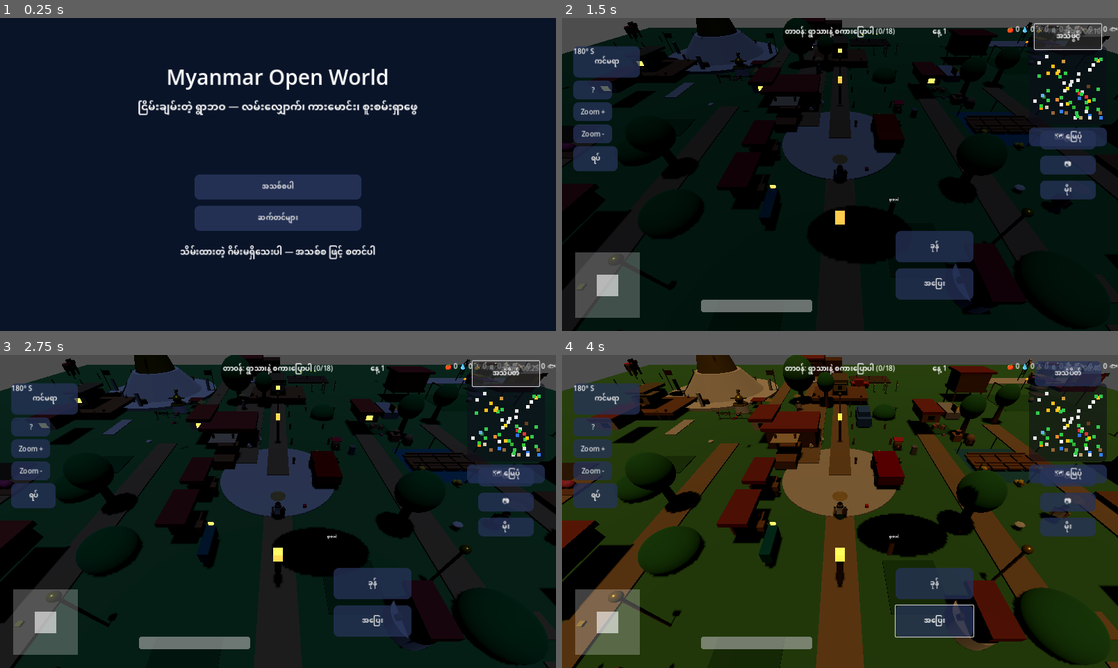
Above: before the commit, frames 1-4 (two rows, left to right).
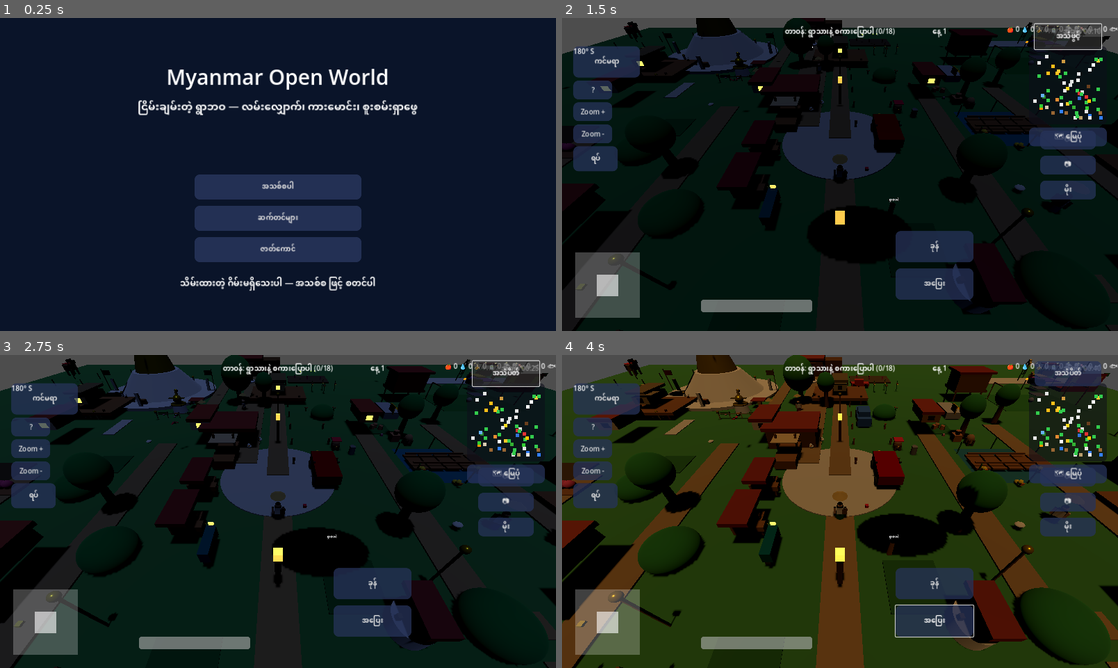
Above: after the commit, the same moments.

Repository: sudohlaingwin/gta-open-world
Game: Godot game, scene res://scenes/ui/main_menu.tscn
Same seed, same stepped clock (60 frames per second), same inputs: the game is played once before the commit and once after it.
Inputs (mouse positions are in pixels of both pictures, inside the frame that each line leads up to):
- Up to frame 1 (0.25 s): no input
- Up to frame 2 (1.5 s): click "အသစ်စပါ" at 0.5 s; click "အသံပိတ်" at 1.25 s
- Up to frame 3 (2.75 s): click "အသံဖွင့်" at 2 s
- Up to frame 4 (4 s): click "အပြေး" at 2.75 s; tap Enter (ui_accept) at 3.5 s; drag from (606, 621) to (895, 442) at 3.52 s

The runs differ from the first frame. In frame 1, 3.0% of the frame differs, in the area x 32-68%, y 70-88%; in frame 2, nothing differs; in frame 3, less than 0.1%; in frame 4, less than 0.1%.

Commit message:
Character customization (master prompt sections 5 + 13, direction-independent): main-menu Character button wired like Settings, 4 Myanmar traditional-dress outfit presets + straw-hat toggle, choices persist in settings.json and apply at world spawn via duplicated player materials (villagers keep shared originals); old settings files fall back to default outfit; review of opponent 026a877c (slice-40 waypoint beacon — valid scene + genuinely written tap code, but unreachable: MapBtn still unwired and HUD script still fails parse)

Diff:
--- a/autoload/save_manager.gd
+++ b/autoload/save_manager.gd
@@ -3,8 +3,11 @@
 ## Save file user://savegame.json holds gameplay progress (position,
 ## quest stage, talked villagers by name, stamina, reward flags,
 ## counters, crop growth, and a settings snapshot for reference).
-## Settings file user://settings.json holds mute + volume only, and is
-## the authority for settings at boot and in the Settings screen.
+## Settings file user://settings.json holds mute + volume + the player
+## outfit (shirt/longyi colours as HTML strings, hat on/off), and is
+## the authority for settings at boot, in the Settings screen, and in
+## the Character screen. Old settings files without the outfit keys
+## load the default outfit, so a Slice 29 settings file keeps working.
 ## Missing, corrupt, or wrong-version files load as "no save" — the
 ## game always falls back to a fresh start, never a crash.
 ## Talked villagers are saved by node NAME, not instance id, because
@@ -19,6 +22,12 @@
 var pending_load: Dictionary = {}
 var muted: bool = false
 var volume: float = 1.0
+## Slice 30 outfit: defaults are the scene's own colours (off-white
+## taikpon, dark-green longyi, hat on), so a missing settings file
+## looks exactly like the pre-customization player.
+var shirt_color_html: String = "#F5F0E6"
+var longyi_color_html: String = "#145938"
+var hat_visible: bool = true
 
 
 func _ready() -> void:
@@ -63,6 +72,9 @@
 func load_settings() -> void:
 	muted = false
 	volume = 1.0
+	shirt_color_html = "#F5F0E6"
+	longyi_color_html = "#145938"
+	hat_visible = true
 	if not FileAccess.file_exists(settings_path):
 		return
 	var file = FileAccess.open(settings_path, FileAccess.READ)
@@ -77,10 +89,23 @@
 		muted = bool(parsed.get("muted"))
 	if parsed.has("volume"):
 		volume = clampf(float(parsed.get("volume")), 0.0, 1.0)
+	if parsed.has("shirt_color_html"):
+		var sh = str(parsed.get("shirt_color_html"))
+		if Color.html_is_valid(sh):
+			shirt_color_html = sh
+	if parsed.has("longyi_color_html"):
+		var lo = str(parsed.get("longyi_color_html"))
+		if Color.html_is_valid(lo):
+			longyi_color_html = lo
+	if parsed.has("hat_visible"):
+		hat_visible = bool(parsed.get("hat_visible"))
 
 
 func save_settings() -> bool:
-	var data = {"muted": muted, "volume": volume}
+	var data = {"muted": muted, "volume": volume,
+		"shirt_color_html": shirt_color_html,
+		"longyi_color_html": longyi_color_html,
+		"hat_visible": hat_visible}
 	var file = FileAccess.open(settings_path, FileAccess.WRITE)
 	if file == null:
 		return false
@@ -92,6 +117,9 @@
 func reset_settings() -> void:
 	muted = false
 	volume = 1.0
+	shirt_color_html = "#F5F0E6"
+	longyi_color_html = "#145938"
+	hat_visible = true
 	save_settings()
 
 
--- a/player.gd
+++ b/player.gd
@@ -211,6 +211,7 @@
 
 func _ready() -> void:
 	_apply_pending_load()
+	_apply_outfit()
 	var mm = _mm()
 	if mm != null:
 		last_saved_stage = mm.stage
@@ -1741,6 +1742,42 @@
 	return get_node_or_null("/root/SaveManager")
 
 
+## Slice 30 outfit: apply the saved Character-screen choice at spawn.
+## The scene's taikpon/longyi materials are SHARED with all 18
+## villagers, so the player's Torso/Longyi get a DUPLICATED material
+## each (villagers keep the shared originals, untouched). Hat is a
+## visibility toggle only, so no material work is needed for it.
+## Applied on world load, not live: changing the outfit in the menu
+## shows up the next time the world loads.
+func _apply_outfit() -> void:
+	var sm = _sm()
+	if sm == null:
+		return
+	var shirt_html = str(sm.get("shirt_color_html"))
+	var longyi_html = str(sm.get("longyi_color_html"))
+	if Color.html_is_valid(shirt_html):
+		_recolor_part("Torso", Color(shirt_html))
+	if Color.html_is_valid(longyi_html):
+		_recolor_part("Longyi", Color(longyi_html))
+	var hat = get_node_or_null("PlayerHat") as MeshInstance3D
+	if hat != null:
+		hat.visible = bool(sm.get("hat_visible"))
+
+
+func _recolor_part(part_name: String, color: Color) -> void:
+	var part = get_node_or_null(part_name) as MeshInstance3D
+	if part == null:
+		return
+	var base = part.get_surface_override_material(0)
+	if base == null:
+		return
+	var mat = base.duplicate() as StandardMaterial3D
+	if mat == null:
+		return
+	mat.albedo_color = color
+	part.set_surface_override_material(0, mat)
+
+
 ## Slice 27: MissionManager access, mirroring the _sm() pattern.
 ## The manager is a required autoload in-game; callers that run
 ## before it exists (none in normal play) get null and degrade.
--- /dev/null
+++ b/scenes/ui/character_panel.gd
@@ -0,0 +1,83 @@
+extends Panel
+## Slice 30 character panel: player-only outfit presets in Myanmar
+## traditional dress colours, plus a straw-hat on/off toggle.
+## Presets are DATA here; the chosen colours persist in
+## SaveManager settings (settings.json) and player.gd applies them
+## at world spawn. The player model is primitive meshes, so this is
+## COLOURS of the existing Torso/Longyi/Hat meshes only — no new
+## meshes, no new model, villagers untouched. Shared by the main
+## menu only (the pause menu keeps Settings). If a control is
+## shown, it changes the game: every preset button writes settings
+## immediately, and refresh() always shows the saved choice.
+
+const PRESETS: Array = [
+	{"name": "အဖြူ-စိမ်း (ရိုးရာ)", "shirt": "#F5F0E6", "longyi": "#145938"},
+	{"name": "မိုးပြာ", "shirt": "#A6CCF2", "longyi": "#1A3373"},
+	{"name": "ပန်း", "shirt": "#F2BFCC", "longyi": "#731A26"},
+	{"name": "ရွှေဝါ", "shirt": "#F2D98C", "longyi": "#59381A"},
+]
+
+var preset_buttons: Array = []
+var hat_check: CheckButton = null
+var current_label: Label = null
+var back_button: Button = null
+
+
+func _ready() -> void:
+	for i in range(PRESETS.size()):
+		var btn = get_node_or_null("Preset%dButton" % (i + 1)) as Button
+		if btn != null:
+			btn.text = str(PRESETS[i]["name"])
+			btn.pressed.connect(_on_preset_pressed.bind(i))
+			preset_buttons.append(btn)
+	hat_check = get_node_or_null("HatCheck") as CheckButton
+	if hat_check != null:
+		hat_check.toggled.connect(_on_hat_toggled)
+	current_label = get_node_or_null("CurrentLabel") as Label
+	back_button = get_node_or_null("BackButton") as Button
+	if back_button != null:
+		back_button.pressed.connect(_on_back_pressed)
+	refresh()
+
+
+func _sm():
+	return get_node_or_null("/root/SaveManager")
+
+
+func refresh() -> void:
+	var sm = _sm()
+	if sm == null:
+		return
+	var shirt = str(sm.get("shirt_color_html"))
+	var longyi = str(sm.get("longyi_color_html"))
+	var current = "စိတ်ကြိုက်"
+	for i in range(PRESETS.size()):
+		if shirt == str(PRESETS[i]["shirt"]) and longyi == str(PRESETS[i]["longyi"]):
+			current = str(PRESETS[i]["name"])
+			break
+	if current_label != null:
+		current_label.text = "လက်ရှိဝတ်စုံ: " + current
+	if hat_check != null:
+		hat_check.button_pressed = bool(sm.get("hat_visible"))
+
+
+func _on_preset_pressed(index: int) -> void:
+	var sm = _sm()
+	if sm == null:
+		return
+	sm.set("shirt_color_html", str(PRESETS[index]["shirt"]))
+	sm.set("longyi_color_html", str(PRESETS[index]["longyi"]))
+	sm.call("save_settings")
+	refresh()
+
+
+func _on_hat_toggled(pressed: bool) -> void:
+	var sm = _sm()
+	if sm == null:
+		return
+	sm.set("hat_visible", pressed)
+	sm.call("save_settings")
+
+
+func _on_back_pressed() -> void:
+	visible = false
--- /dev/null
+++ b/scenes/ui/character_panel.tscn
@@ -0,0 +1,129 @@
+[gd_scene load_steps=3 format=3]
+
+[ext_resource type="Script" path="res://scenes/ui/character_panel.gd" id="1_character_script"]
+
+[sub_resource type="StyleBoxFlat" id="StyleBoxFlat_character_button"]
+bg_color = Color(0.15, 0.2, 0.35, 0.9)
+corner_radius_top_left = 12
+corner_radius_top_right = 12
+corner_radius_bottom_left = 12
+corner_radius_bottom_right = 12
+
+[node name="CharacterPanel" type="Panel"]
+anchor_left = 0.0
+anchor_top = 0.0
+anchor_right = 1.0
+anchor_bottom = 1.0
+offset_left = 0.0
+offset_top = 0.0
+offset_right = 0.0
+offset_bottom = 0.0
+script = ExtResource("1_character_script")
+
+[node name="Background" type="ColorRect" parent="."]
+anchor_left = 0.0
+anchor_top = 0.0
+anchor_right = 1.0
+anchor_bottom = 1.0
+offset_left = 0.0
+offset_top = 0.0
+offset_right = 0.0
+offset_bottom = 0.0
+color = Color(0.04, 0.08, 0.16, 0.95)
+
+[node name="TitleLabel" type="Label" parent="."]
+anchor_left = 0.1
+anchor_top = 0.10
+anchor_right = 0.9
+anchor_bottom = 0.18
+offset_left = 0.0
+offset_top = 0.0
+offset_right = 0.0
+offset_bottom = 0.0
+theme_override_font_sizes/font_size = 32
+horizontal_alignment = 1
+text = "ဇာတ်ကောင် ဝတ်စုံ"
+
+[node name="Preset1Button" type="Button" parent="."]
+theme_override_styles/normal = SubResource("StyleBoxFlat_character_button")
+anchor_left = 0.30
+anchor_top = 0.22
+anchor_right = 0.70
+anchor_bottom = 0.30
+offset_left = 0.0
+offset_top = 0.0
+offset_right = 0.0
+offset_bottom = 0.0
+text = "Preset 1"
+
+[node name="Preset2Button" type="Button" parent="."]
+theme_override_styles/normal = SubResource("StyleBoxFlat_character_button")
+anchor_left = 0.30
+anchor_top = 0.32
+anchor_right = 0.70
+anchor_bottom = 0.40
+offset_left = 0.0
+offset_top = 0.0
+offset_right = 0.0
+offset_bottom = 0.0
+text = "Preset 2"
+
+[node name="Preset3Button" type="Button" parent="."]
+theme_override_styles/normal = SubResource("StyleBoxFlat_character_button")
+anchor_left = 0.30
+anchor_top = 0.42
+anchor_right = 0.70
+anchor_bottom = 0.50
+offset_left = 0.0
+offset_top = 0.0
+offset_right = 0.0
+offset_bottom = 0.0
+text = "Preset 3"
+
+[node name="Preset4Button" type="Button" parent="."]
+theme_override_styles/normal = SubResource("StyleBoxFlat_character_button")
+anchor_left = 0.30
+anchor_top = 0.52
+anchor_right = 0.70
+anchor_bottom = 0.60
+offset_left = 0.0
+offset_top = 0.0
+offset_right = 0.0
+offset_bottom = 0.0
+text = "Preset 4"
+
+[node name="HatCheck" type="CheckButton" parent="."]
+anchor_left = 0.30
+anchor_top = 0.62
+anchor_right = 0.70
+anchor_bottom = 0.68
+offset_left = 0.0
+offset_top = 0.0
+offset_right = 0.0
+offset_bottom = 0.0
+text = "ဦးထုပ် ဝတ်မည်"
+
+[node name="CurrentLabel" type="Label" parent="."]
+anchor_left = 0.2
+anchor_top = 0.70
+anchor_right = 0.8
+anchor_bottom = 0.76
+offset_left = 0.0
+offset_top = 0.0
+offset_right = 0.0
+offset_bottom = 0.0
+theme_override_font_sizes/font_size = 20
+horizontal_alignment = 1
+text = "လက်ရှိဝတ်စုံ: "
+
+[node name="BackButton" type="Button" parent="."]
+theme_override_styles/normal = SubResource("StyleBoxFlat_character_button")
+anchor_left = 0.35
+anchor_top = 0.80
+anchor_right = 0.65
+anchor_bottom = 0.88
+offset_left = 0.0
+offset_top = 0.0
+offset_right = 0.0
+offset_bottom = 0.0
+text = "ပြန်သွားမည်"
--- a/scenes/ui/main_menu.gd
+++ b/scenes/ui/main_menu.gd
@@ -5,12 +5,17 @@
 ## world player applies it on spawn; New Game clears pending_load so
 ## the world starts fresh. No decorative buttons: every button here
 ## does what it says.
+## Slice 30 adds Character (wired exactly like Settings): it shows
+## the outfit panel, whose choices persist in SaveManager settings
+## and apply to the player at world spawn.
 
 var continue_button: Button = null
 var new_game_button: Button = null
 var settings_button: Button = null
+var character_button: Button = null
 var no_save_label: Label = null
 var settings_panel: Node = null
+var character_panel: Node = null
 
 
 func _ready() -> void:
@@ -23,8 +28,12 @@
 	settings_button = get_node_or_null("SettingsButton") as Button
 	if settings_button != null:
 		settings_button.pressed.connect(_on_settings_pressed)
+	character_button = get_node_or_null("CharacterButton") as Button
+	if character_button != null:
+		character_button.pressed.connect(_on_character_pressed)
 	no_save_label = get_node_or_null("NoSaveLabel") as Label
 	settings_panel = get_node_or_null("SettingsPanel")
+	character_panel = get_node_or_null("CharacterPanel")
 	_refresh_continue()
 
 
@@ -70,3 +79,13 @@
 	settings_panel.visible = true
 	if settings_panel.has_method("refresh"):
 		settings_panel.call("refresh")
+
+
+func _on_character_pressed() -> void:
+	if character_panel == null:
+		character_panel = get_node_or_null("CharacterPanel")
+	if character_panel == null:
+		return
+	character_panel.visible = true
+	if character_panel.has_method("refresh"):
+		character_panel.call("refresh")
--- a/scenes/ui/main_menu.tscn
+++ b/scenes/ui/main_menu.tscn
@@ -1,7 +1,8 @@
-[gd_scene load_steps=4 format=3]
+[gd_scene load_steps=5 format=3]
 
 [ext_resource type="Script" path="res://scenes/ui/main_menu.gd" id="1_menu_script"]
 [ext_resource type="PackedScene" path="res://scenes/ui/settings_panel.tscn" id="2_settings_panel"]
+[ext_resource type="PackedScene" path="res://scenes/ui/character_panel.tscn" id="3_character_panel"]
 
 [sub_resource type="StyleBoxFlat" id="StyleBoxFlat_menu_button"]
 bg_color = Color(0.15, 0.2, 0.35, 0.9)
@@ -94,11 +95,23 @@
 offset_bottom = 0.0
 text = "ဆက်တင်များ"
 
+[node name="CharacterButton" type="Button" parent="."]
+theme_override_styles/normal = SubResource("StyleBoxFlat_menu_button")
+anchor_left = 0.35
+anchor_top = 0.70
+anchor_right = 0.65
+anchor_bottom = 0.78
+offset_left = 0.0
+offset_top = 0.0
+offset_right = 0.0
+offset_bottom = 0.0
+text = "ဇာတ်ကောင်"
+
 [node name="NoSaveLabel" type="Label" parent="."]
 anchor_left = 0.2
-anchor_top = 0.72
+anchor_top = 0.82
 anchor_right = 0.8
-anchor_bottom = 0.78
+anchor_bottom = 0.88
 offset_left = 0.0
 offset_top = 0.0
 offset_right = 0.0
@@ -110,3 +123,6 @@
 
 [node name="SettingsPanel" parent="." instance=ExtResource("2_settings_panel")]
 visible = false
+
+[node name="CharacterPanel" parent="." instance=ExtResource("3_character_panel")]
+visible = false
Not shown, changed: README.md
